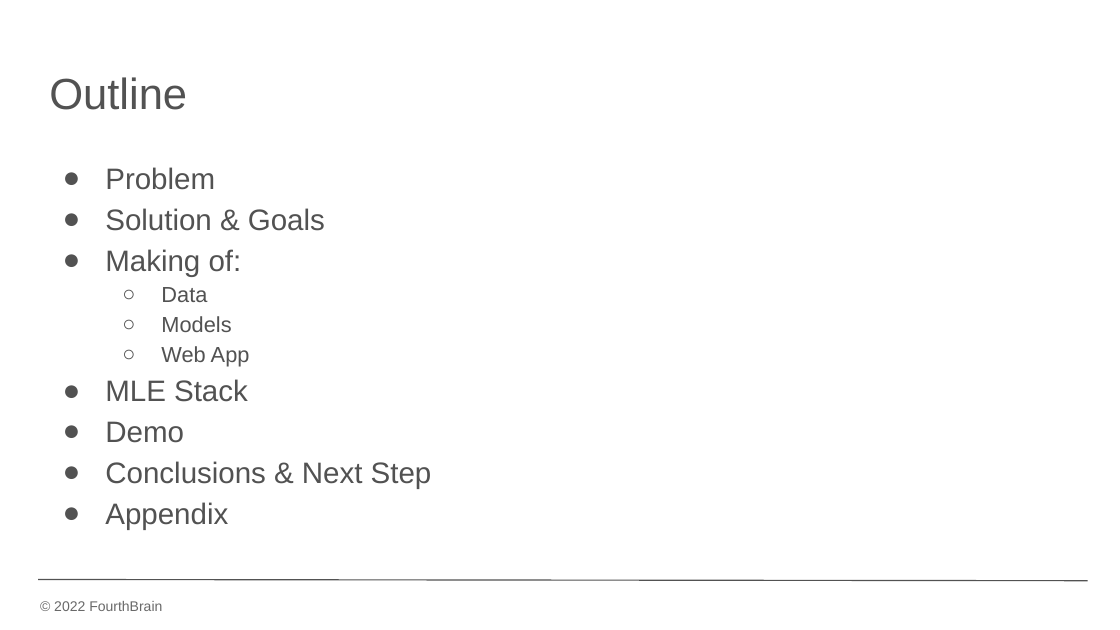
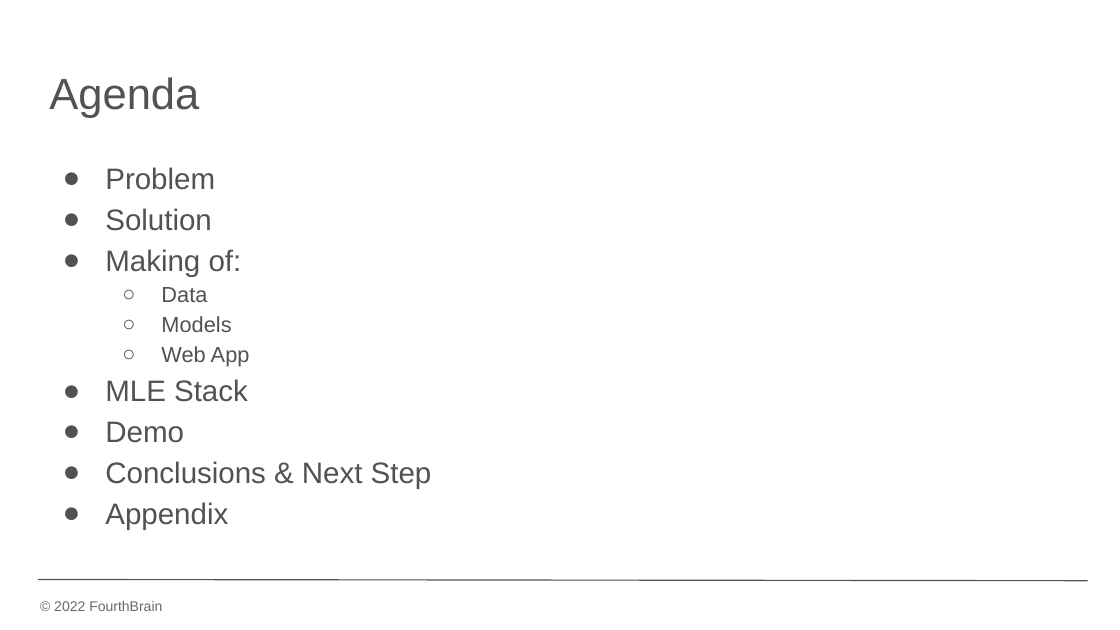
Before and after one commit to davins90/unsupervised_anomaly_detection, a slide deck: slide 2 of src/docs/Decision Intelligence Application.pptx. Drawn at 1120x630 pixels with LibreOffice and Linux fonts; fonts in the diff are those of the drawing; background and template pictures are left out. Boxes give left, top, right and bottom in pixels: in the first picture for what was removed or moved away, otherwise in the second. Text is boxed around its words. In the diff, an @@ line names an element or a change of style, - is before the commit and + after.

```diff
--- a/src/docs/Decision Intelligence Application.pptx
+++ b/src/docs/Decision Intelligence Application.pptx
@@ title at (x1=49, y1=77, x2=199, y2=118): text changed @@
-Outline
+Agenda
@@ text at (x1=105, y1=208, x2=212, y2=231): text changed @@
-● Solution & Goals
+● Solution
```
Also in this commit, not shown: 12 other slides changed, 1 other file.
